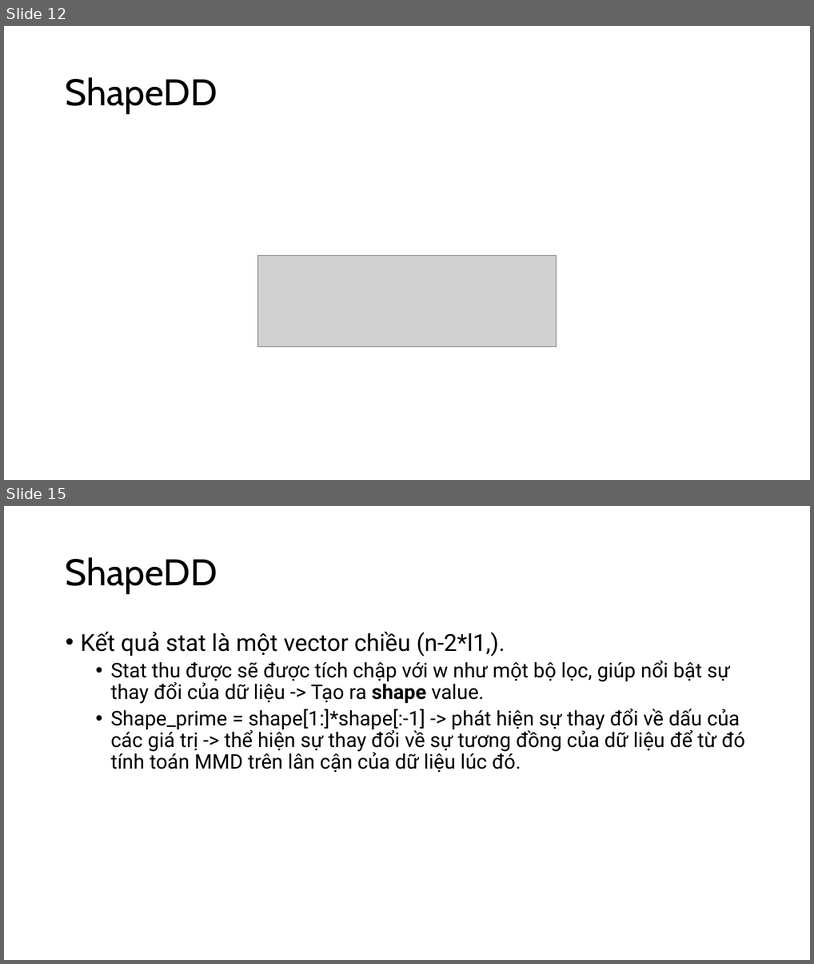
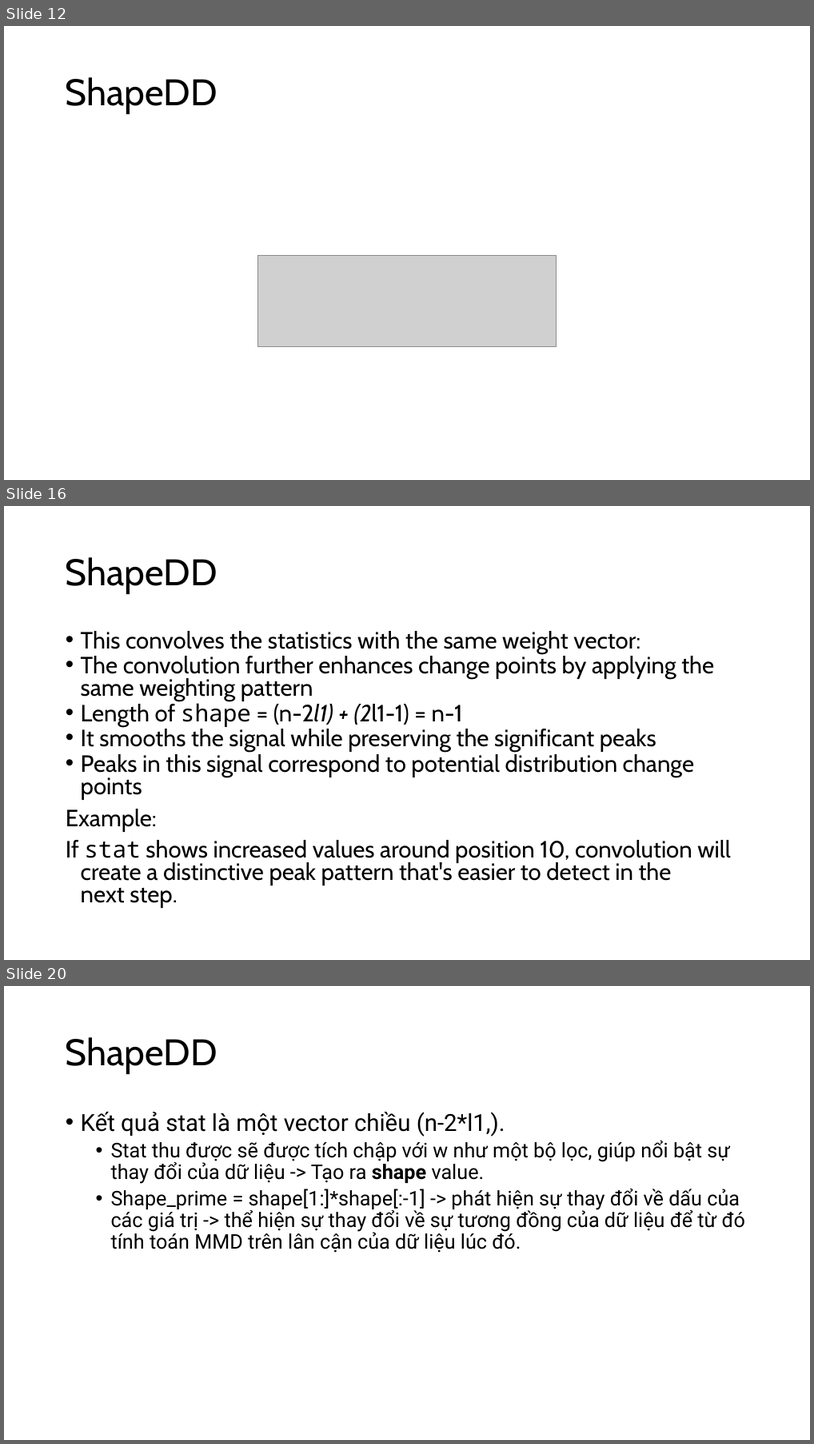
Before and after one commit to neoslusion/One-or-Two-Things-We-Know-about-Concept-Drift, a slide deck: report/Algorithm.pptx. Shown one above the other, each under a label of ours: slides 12 and 15 before the commit, slides 12, 16 and 20 after it; the slides between them are not shown. The pictures are 814x964 and 814x1444 pixels, drawn with LibreOffice and Linux fonts; fonts in the diff are those of the drawing; grey boxes stand for pictures. Boxes give left, top, right and bottom in pixels: in the first picture for what was removed or moved away, otherwise in the second. Text is boxed around its words. In the diff, an @@ line names an element or a change of style, - is before the commit and + after.

```diff
--- a/report/Algorithm.pptx
+++ b/report/Algorithm.pptx
@@ slide 16 added at [4,506,810,960], background #FFFFFF @@
@@ title added at [66,557,218,594], 44 pt, text #000000 @@
+ShapeDD
@@ text added at [66,631,730,908], 28 pt, text #000000 @@
+• This convolves the statistics with the same weight vector:
+• The convolution further enhances change points by applying the same weighting pattern
+• Length of shape = (n-2l1) + (2l1-1) = n-1
+• It smooths the signal while preserving the significant peaks
+• Peaks in this signal correspond to potential distribution change points
+Example:
+If stat shows increased values around position 10, convolution will create a distinctive peak pattern that's easier to detect in the next step.
@@ what was slide 15 is now slide 20 @@
```
Also in this commit, not shown: 1 slide changed, 4 other slides added.
